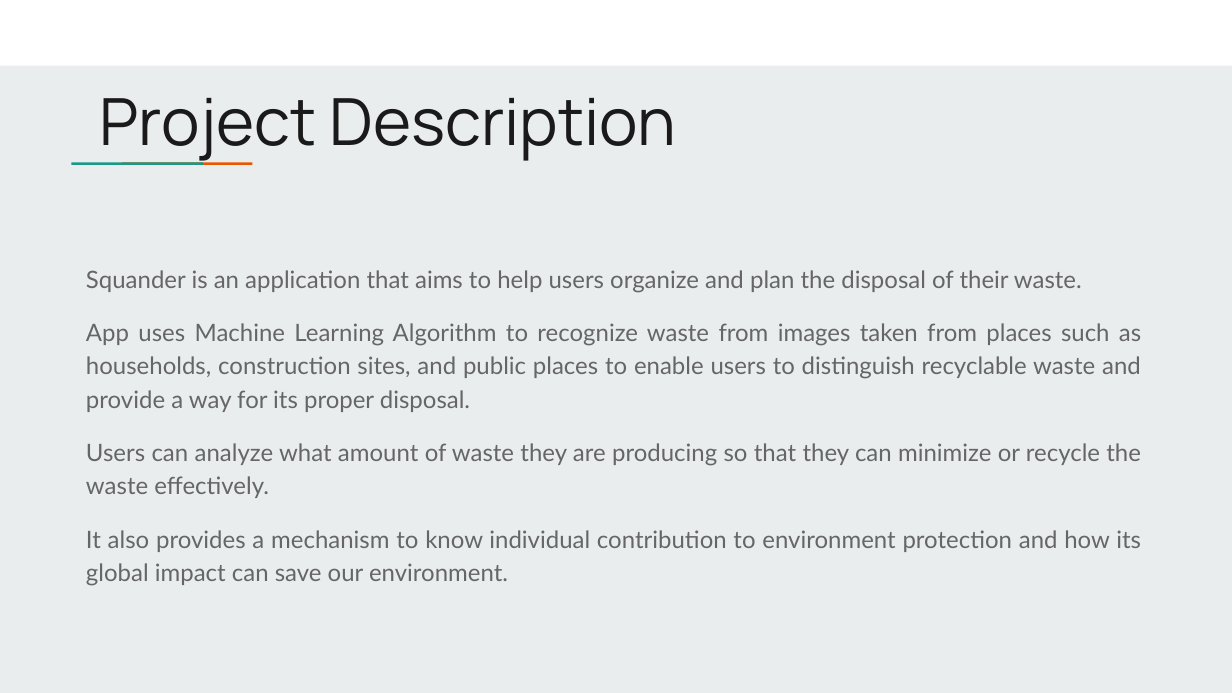
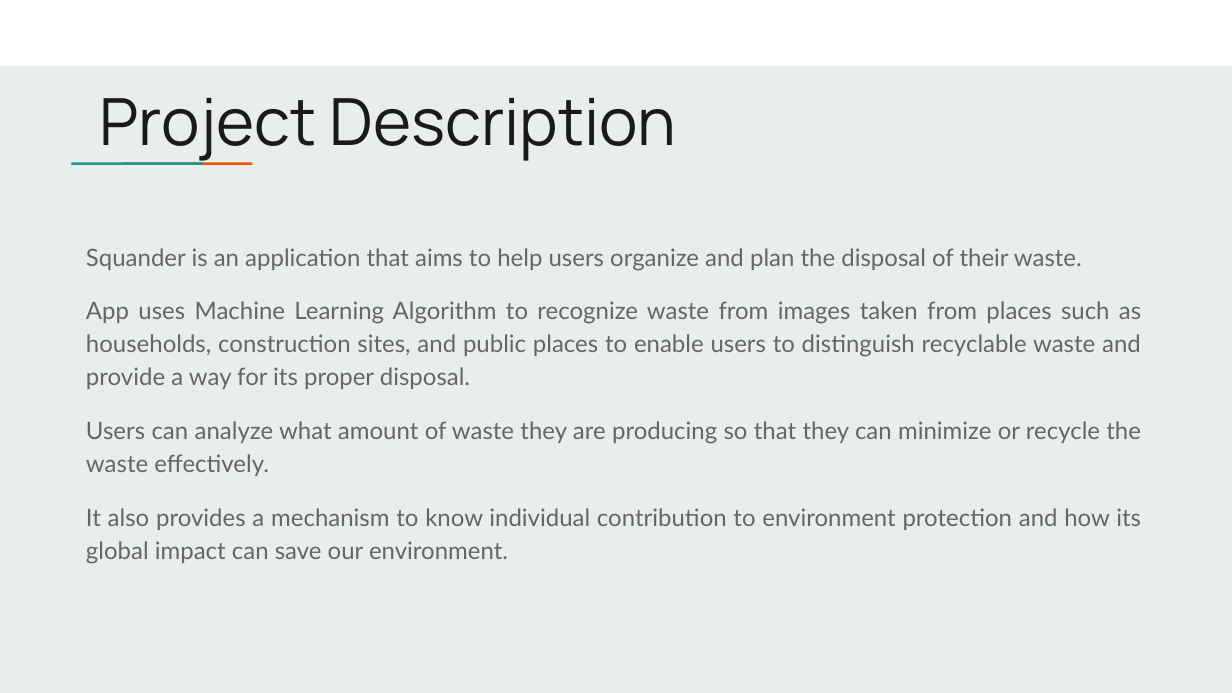
Before and after one commit to anku518/Re-sight-cle, a slide deck: slide 3 of ProjectDocs/Sprint 2/Squander_Deliverable 2.pptx. Drawn at 1232x693 pixels with LibreOffice and Linux fonts; fonts in the diff are those of the drawing. Boxes give left, top, right and bottom in pixels: in the first picture for what was removed or moved away, otherwise in the second. Text is boxed around its words. In the diff, an @@ line names an element or a change of style, - is before the commit and + after.

```diff
--- a/ProjectDocs/Sprint 2/Squander_Deliverable 2.pptx
+++ b/ProjectDocs/Sprint 2/Squander_Deliverable 2.pptx
@@ text "Squander is an application that ...": place and size @@
-text "Squander is an application that ..." at (86, 270, 1141, 586)
+text "Squander is an application that ..." at (86, 248, 1141, 564)
```
Also in this commit, not shown: 3 other slides changed, 2 other files.
